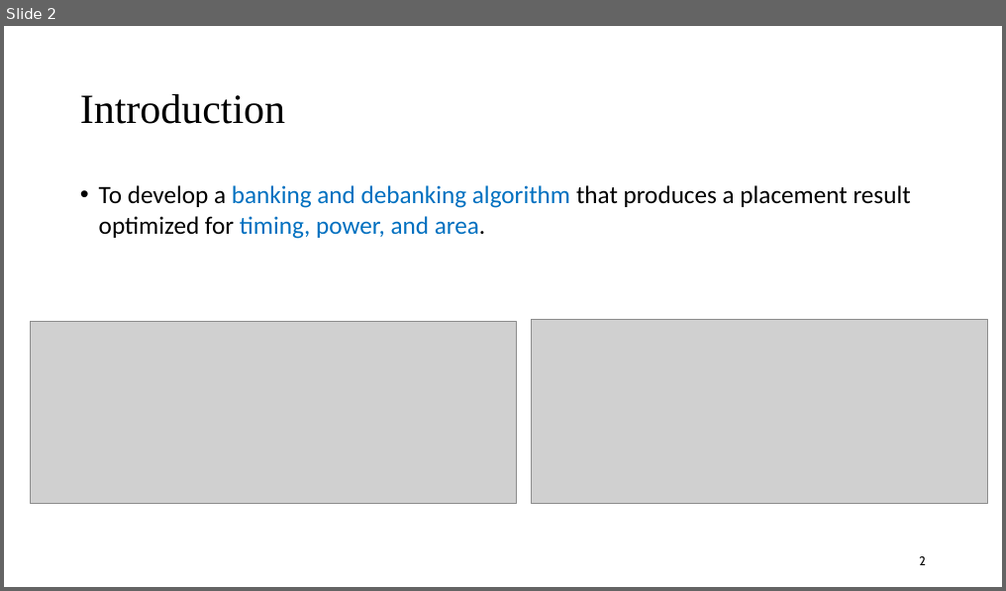
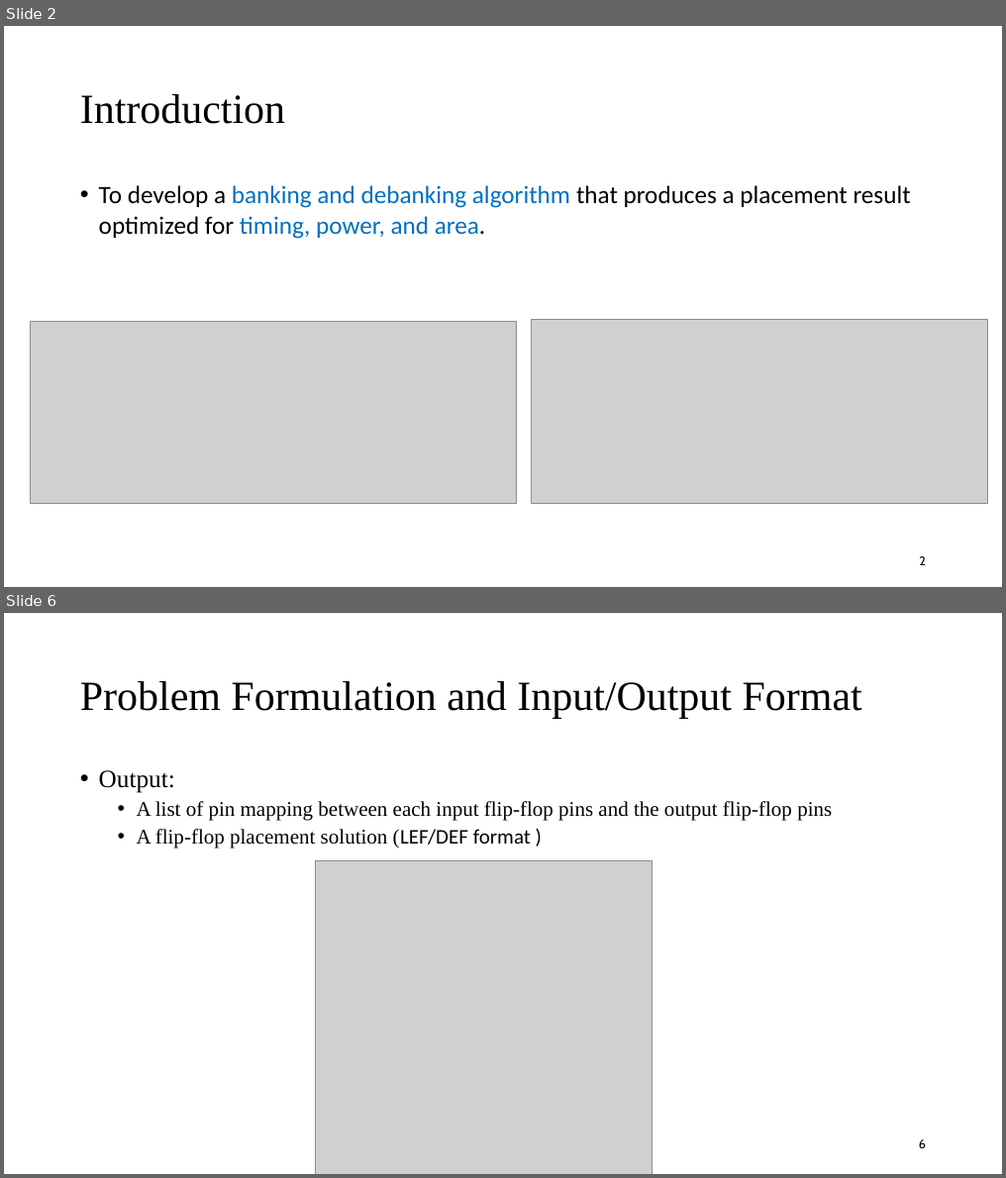
Before and after one commit to demon02130101/Lab, a slide deck: ICCAD/題目介紹.pptx. Shown one above the other, each under a label of ours: slide 2 before the commit, slides 2 and 6 after it; the slides between them are not shown. The pictures are 1006x591 and 1006x1178 pixels, drawn with LibreOffice and Linux fonts; fonts in the diff are those of the drawing; grey boxes stand for pictures. Boxes give left, top, right and bottom in pixels: in the first picture for what was removed or moved away, otherwise in the second. Text is boxed around its words. In the diff, an @@ line names an element or a change of style, - is before the commit and + after.

```diff
--- a/ICCAD/題目介紹.pptx
+++ b/ICCAD/題目介紹.pptx
@@ slide 6 added at <box>4,613,1002,1174</box>, background #FFFFFF @@
@@ title added at <box>80,681,862,718</box>, 40 pt, text #000000 @@
+Problem Formulation and Input/Output Format
@@ text added at <box>99,770,832,849</box>, 20 pt, text #000000 @@
+• Output:
+  • A list of pin mapping between each input flip-flop pins and the output flip-flop pins
+  • A flip-flop placement solution (LEF/DEF format )
@@ picture added at <box>316,861,652,1174</box> @@
@@ page number added at <box>919,1140,926,1149</box>, 12 pt, text #000000 @@
+6
```
Also in this commit, not shown: 2 slides changed, 3 other slides added, 1 other file.
